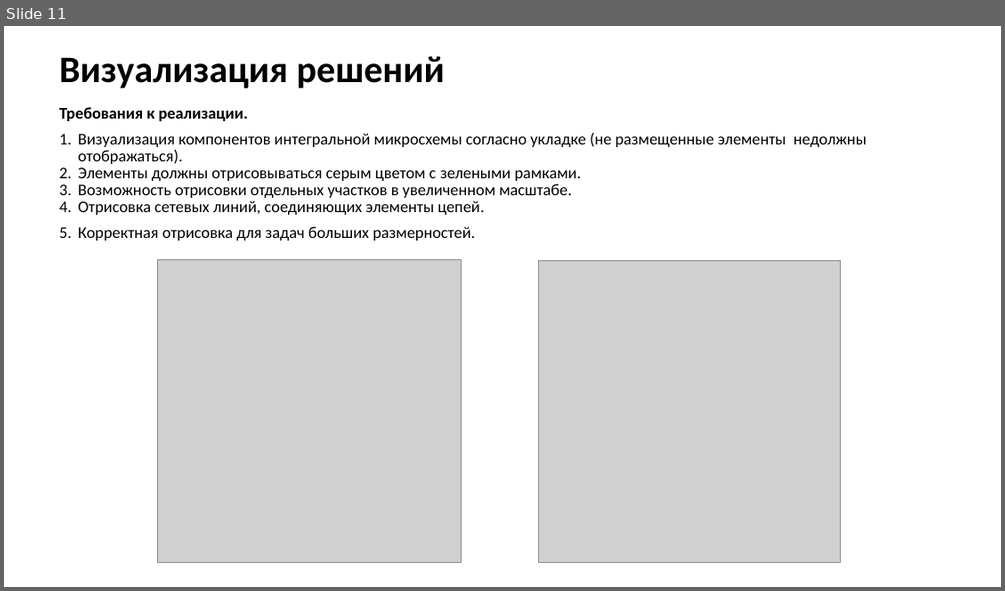
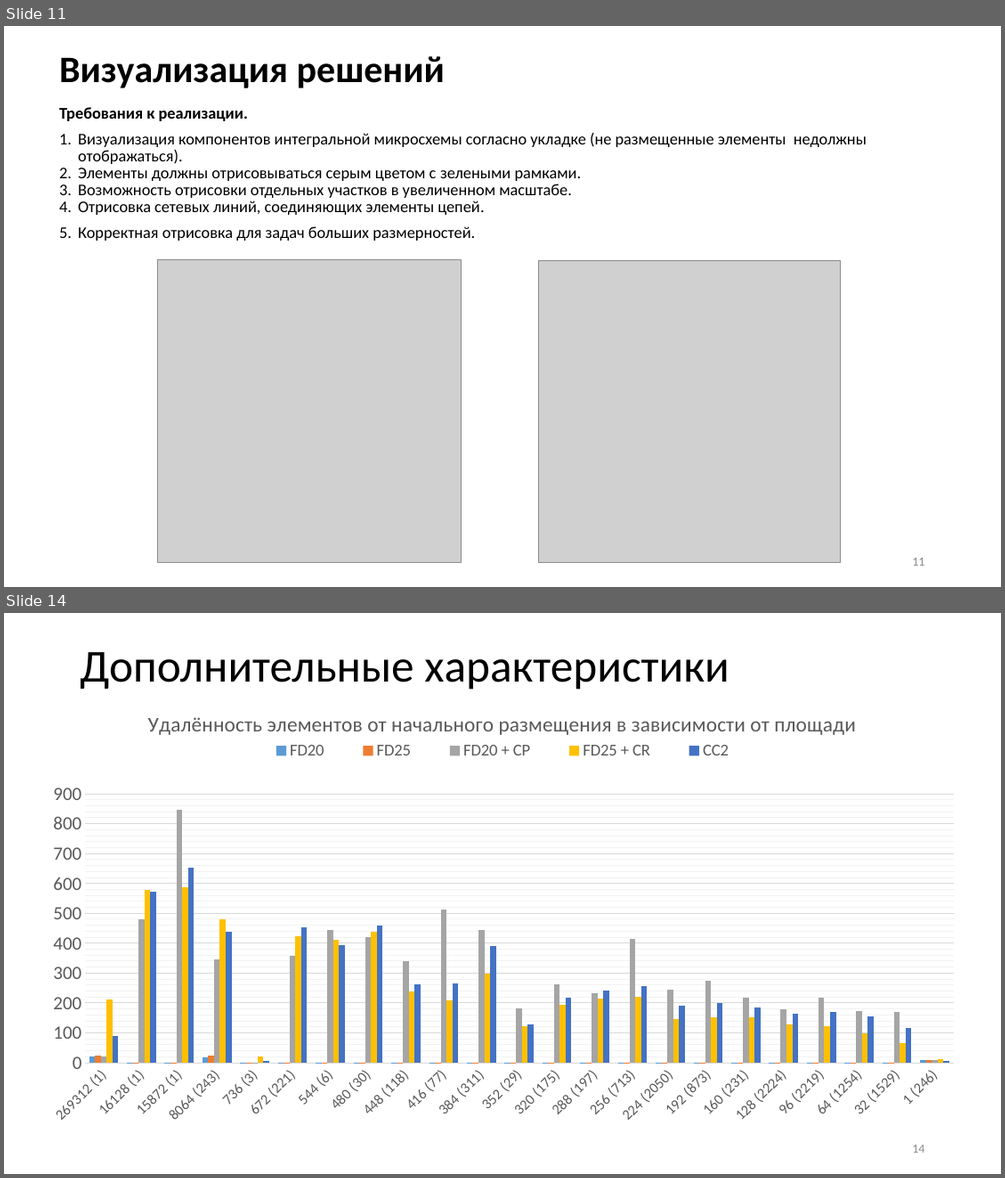
Before and after one commit to SergeyRyzhov/EP, a slide deck: documents/Презентация.pptx. Shown one above the other, each under a label of ours: slide 11 before the commit, slides 11 and 14 after it; the slides between them are not shown. The pictures are 1005x591 and 1005x1178 pixels, drawn with LibreOffice and Linux fonts; fonts in the diff are those of the drawing; grey boxes stand for pictures. Boxes give left, top, right and bottom in pixels: in the first picture for what was removed or moved away, otherwise in the second. Text is boxed around its words. In the diff, an @@ line names an element or a change of style, - is before the commit and + after.

```diff
--- a/documents/Презентация.pptx
+++ b/documents/Презентация.pptx
@@ slide 14 added at [4,613,1001,1174], background #FFFFFF @@
@@ title added at [80,652,728,690], 44 pt, text #000000 @@
+Дополнительные характеристики
@@ column chart added at [32,695,972,1133] @@
+title "Удалённость элементов от начального размещения в зависимости от площади "
+categories: 269312 (1), 16128 (1), 15872 (1), 8064 (243), 736 (3), 672 (221), 544 (6), 480 (30), 448 (118), 416 (77), 384 (311), 352 (29), 320 (175), 288 (197), 256 (713), 224 (2050), 192 (873), 160 (231), 128 (2224), 96 (2219), 64 (1254), 32 (1529), 1 (246)
+FD20: 20, 0, 0, 20, 0, 0, 0, 0, 0, 0, 0, 0, 0, 0, 0, 0, 0, 0, 0, 0, 0, 0, 10
+FD25: 20, 0, 0, 20, 0, 0, 0, 0, 0, 0, 0, 0, 0, 0, 0, 0, 0, 0, 0, 0, 0, 0, 10
+FD20 + CP: 20, 480, 850, 350, 0, 360, 440, 420, 340, 510, 440, 180, 260, 230, 410, 250, 270, 220, 180, 220, 170, 170, 10
+FD25 + CR: 210, 580, 590, 480, 20, 420, 410, 440, 240, 210, 300, 120, 190, 210, 220, 150, 150, 150, 130, 120, 100, 70, 10
+CC2: 90, 570, 650, 440, 10, 450, 390, 460, 260, 260, 390, 130, 220, 240, 260, 190, 200, 180, 160, 170, 150, 120, 10
@@ page number added at [912,1144,924,1152], 12 pt, text #8C8C8C @@
+14
@@ slide 11 changed as well @@
@@ page number added at [912,557,924,565], 12 pt, text #8C8C8C @@
+11
```
Also in this commit, not shown: 10 other slides changed, 3 other slides added, 3 slides removed, 11 other files.
